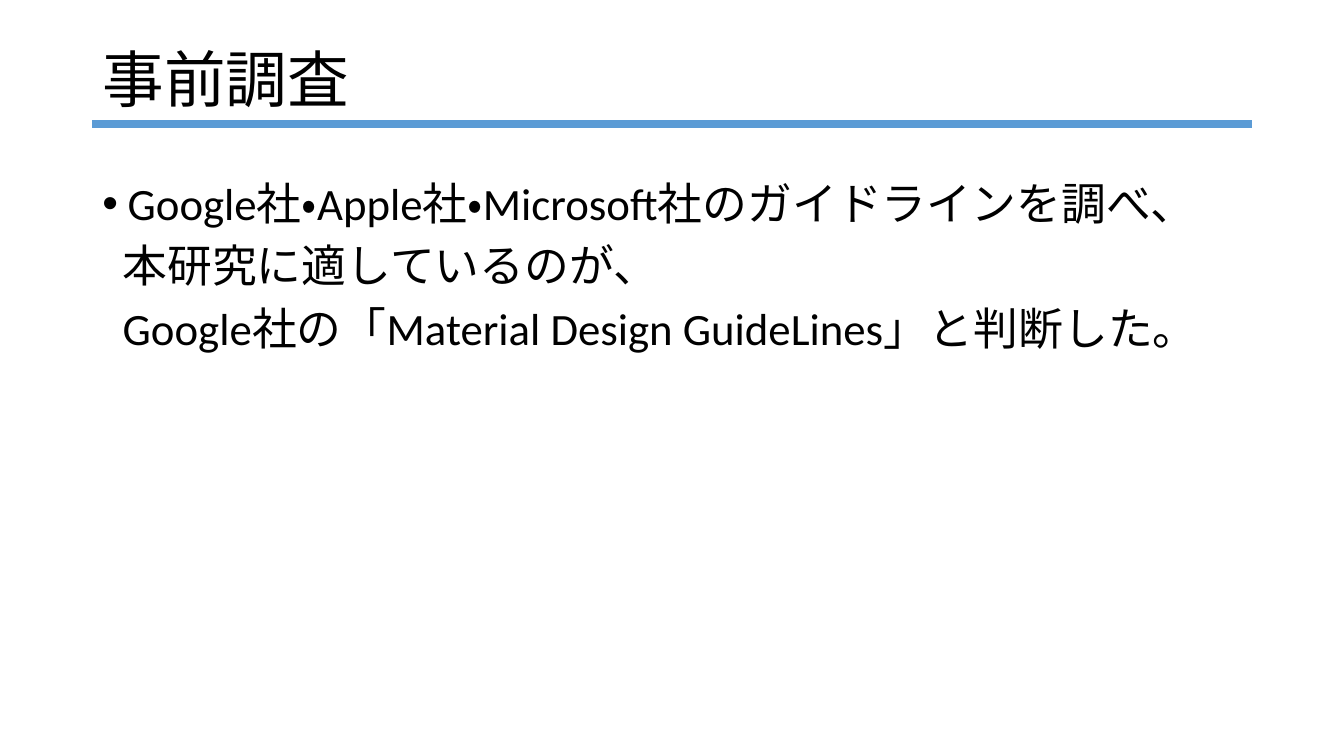
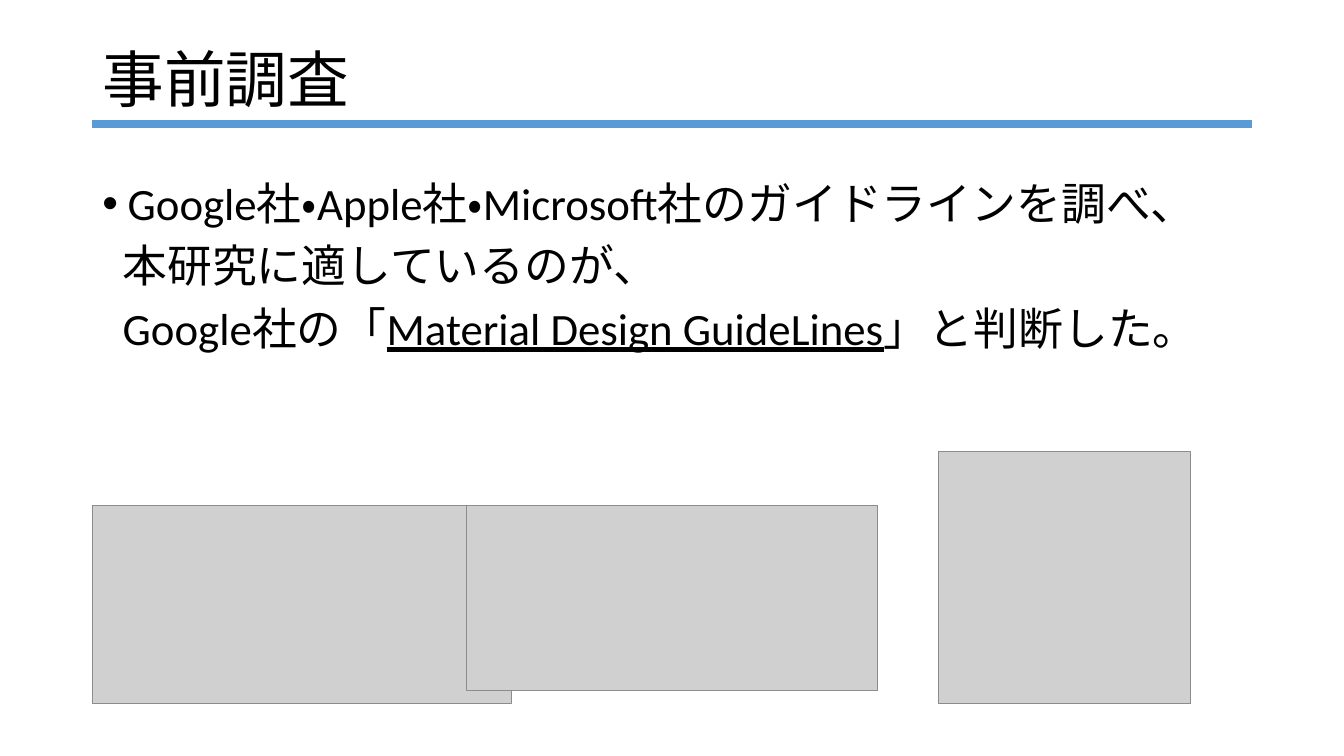
Before and after one commit to R4HB02-teamR/-R, a slide deck: slide 7 of progress/樫本/2022_0203クラス内発表.pptx. Drawn at 1344x756 pixels with LibreOffice and Linux fonts; fonts in the diff are those of the drawing; grey boxes stand for pictures. Boxes give left, top, right and bottom in pixels: in the first picture for what was removed or moved away, otherwise in the second. Text is boxed around its words. In the diff, an @@ line names an element or a change of style, - is before the commit and + after.

```diff
--- a/progress/樫本/2022_0203クラス内発表.pptx
+++ b/progress/樫本/2022_0203クラス内発表.pptx
@@ text at (123,307,1198,353): underline on in "Google社の「Material Design GuideLines」と判断した。" @@
@@ picture added at (939,452,1191,704) @@
@@ picture added at (93,506,512,705) @@
@@ picture added at (467,506,878,692) @@
```
Also in this commit, not shown: 1 other slide changed.
